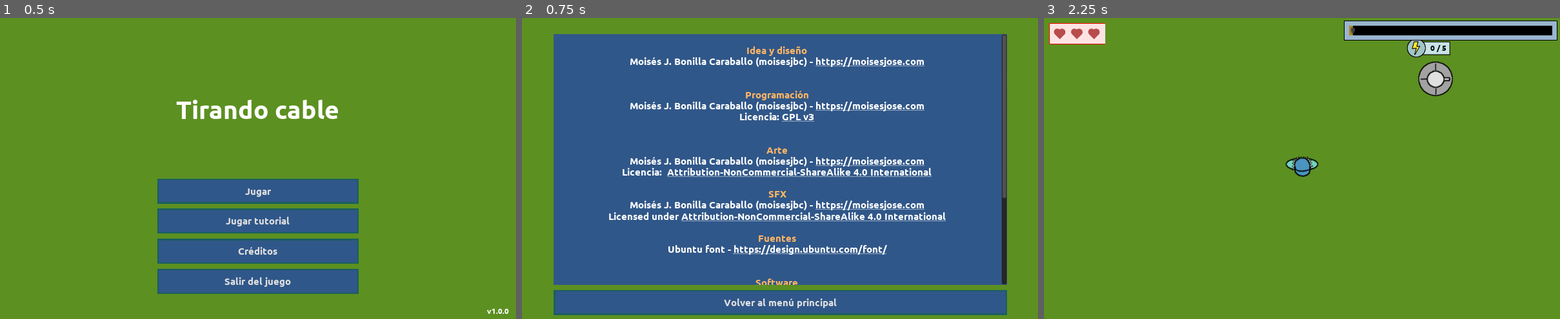
Above: before the commit, frames 1-3 (left to right).
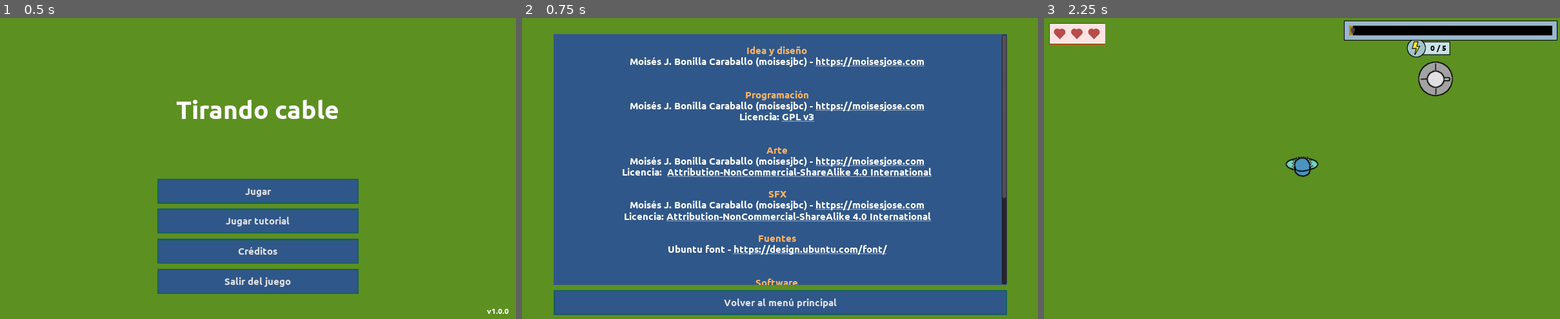
Above: after the commit, the same moments.

Repository: moisesjbc/spain-game-dev-jam-3
Game: Godot game, scene res://menus/main_menu/main_menu.tscn
The game is run twice, just before and just after one commit, with the same random seed, the same clock (stepped at 60 frames per second) and the same inputs.
Inputs:
- Up to frame 1 (0.5 s): no input
- Up to frame 2 (0.75 s): click "Créditos" at 0.5 s
- Up to frame 3 (2.25 s): click "Volver al menú principal" at 1.25 s; click "Jugar" at 2 s

Frame 1 is identical in both runs. In frame 2, 0.9% of the frame differs, in the area x 16-83%, y 64-68%; in frame 3, nothing differs.

Commit message:
Pequeña corrección en créditos

Diff:
--- a/godot-project/menus/credits_menu/credits_menu.tscn
+++ b/godot-project/menus/credits_menu/credits_menu.tscn
@@ -68,7 +68,7 @@
 
 [color=#FFB563]SFX[/color]
 [color=white]Moisés J. Bonilla Caraballo (moisesjbc) - [url=https://moisesjose.com]https://moisesjose.com[/url][/color]
-[color=white]Licensed under [url=http://creativecommons.org/licenses/by-nc-sa/4.0/]Attribution-NonCommercial-ShareAlike 4.0 International[/url][/color]
+[color=white]Licencia: [url=http://creativecommons.org/licenses/by-nc-sa/4.0/]Attribution-NonCommercial-ShareAlike 4.0 International[/url][/color]
 
 [color=#FFB563]Fuentes[/color]
 [color=white]Ubuntu font - [url=https://design.ubuntu.com/font/]https://design.ubuntu.com/font/[/url][/color]
@@ -103,7 +103,7 @@
 
 SFX
 Moisés J. Bonilla Caraballo (moisesjbc) - https://moisesjose.com
-Licensed under Attribution-NonCommercial-ShareAlike 4.0 International
+Licencia: Attribution-NonCommercial-ShareAlike 4.0 International
 
 Fuentes
 Ubuntu font - https://design.ubuntu.com/font/
